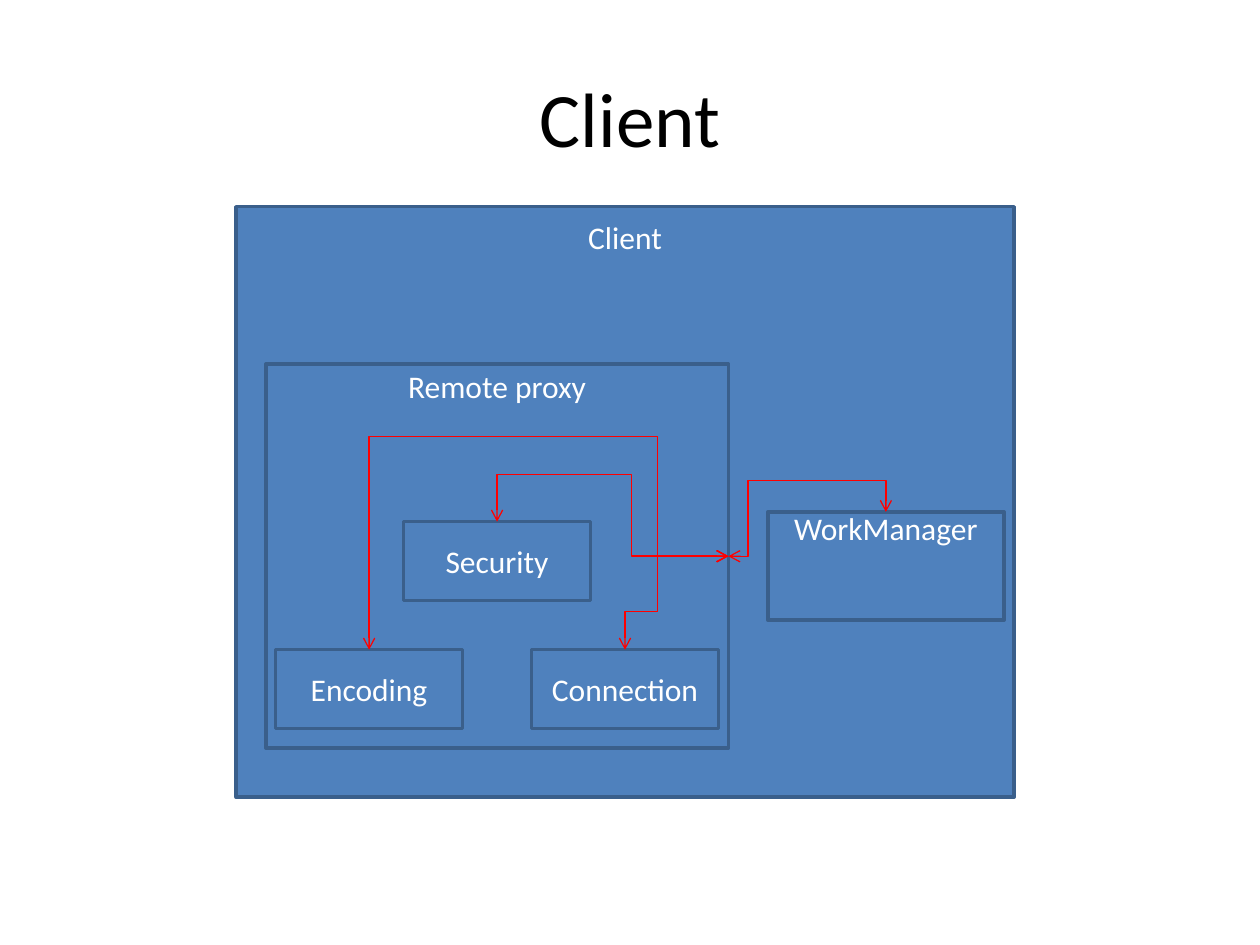
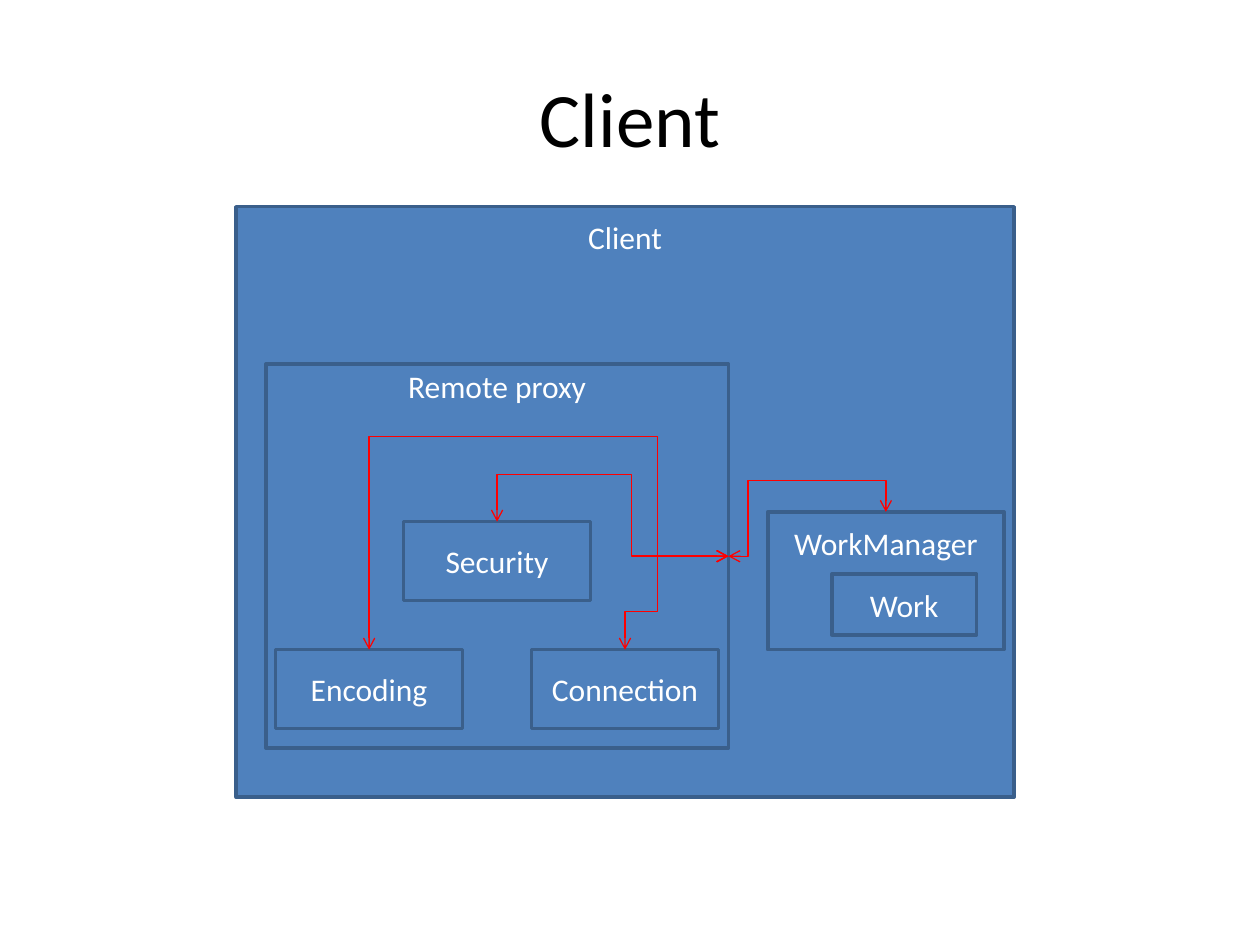
Before and after one commit to ProMix0/Project-calculis, a slide deck: slide 1 of Structure of project.pptx. Drawn at 1260x945 pixels with LibreOffice and Linux fonts; fonts in the diff are those of the drawing. Boxes give left, top, right and bottom in pixels: in the first picture for what was removed or moved away, otherwise in the second. Text is boxed around its words. In the diff, an @@ line names an element or a change of style, - is before the commit and + after.

```diff
--- a/Structure of project.pptx
+++ b/Structure of project.pptx
@@ rectangle "WorkManager": place and size @@
-rectangle "WorkManager" at [767, 512, 1004, 620]
+rectangle "WorkManager" at [767, 512, 1004, 649]
@@ rectangle added at [832, 575, 976, 635], fill #4F81BD, outline #3A5F8C 2 pt, 18 pt, text #FFFFFF @@
+Work
```
Also in this commit, not shown: 1 other slide changed, 5 other files.
